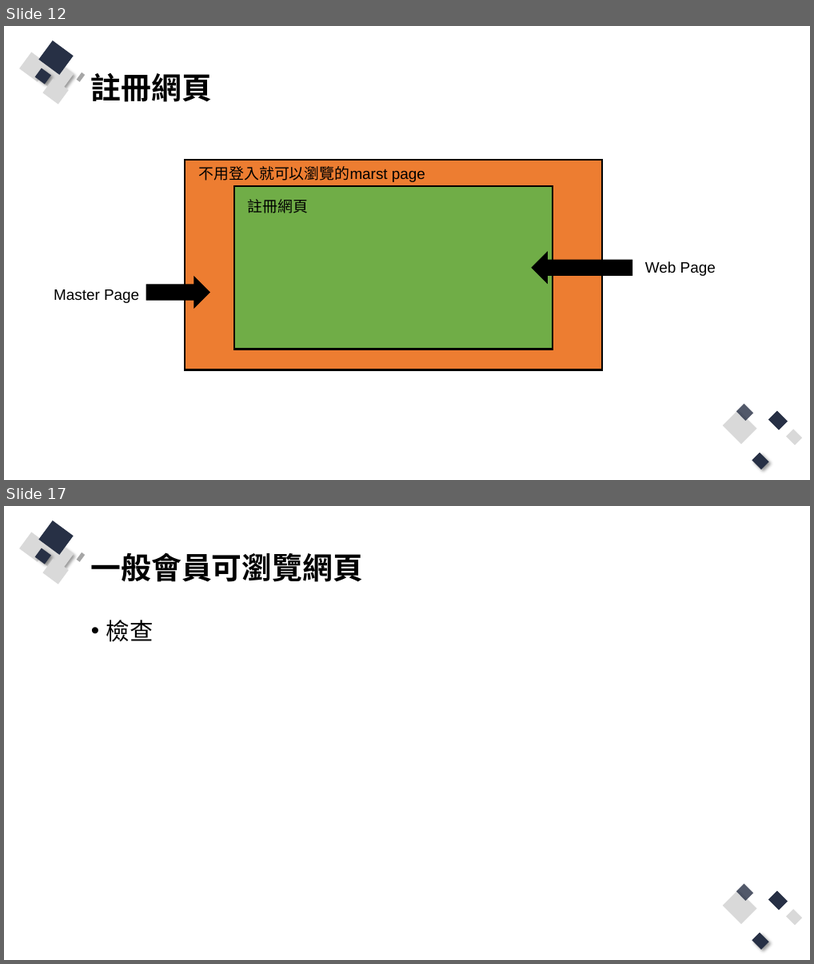
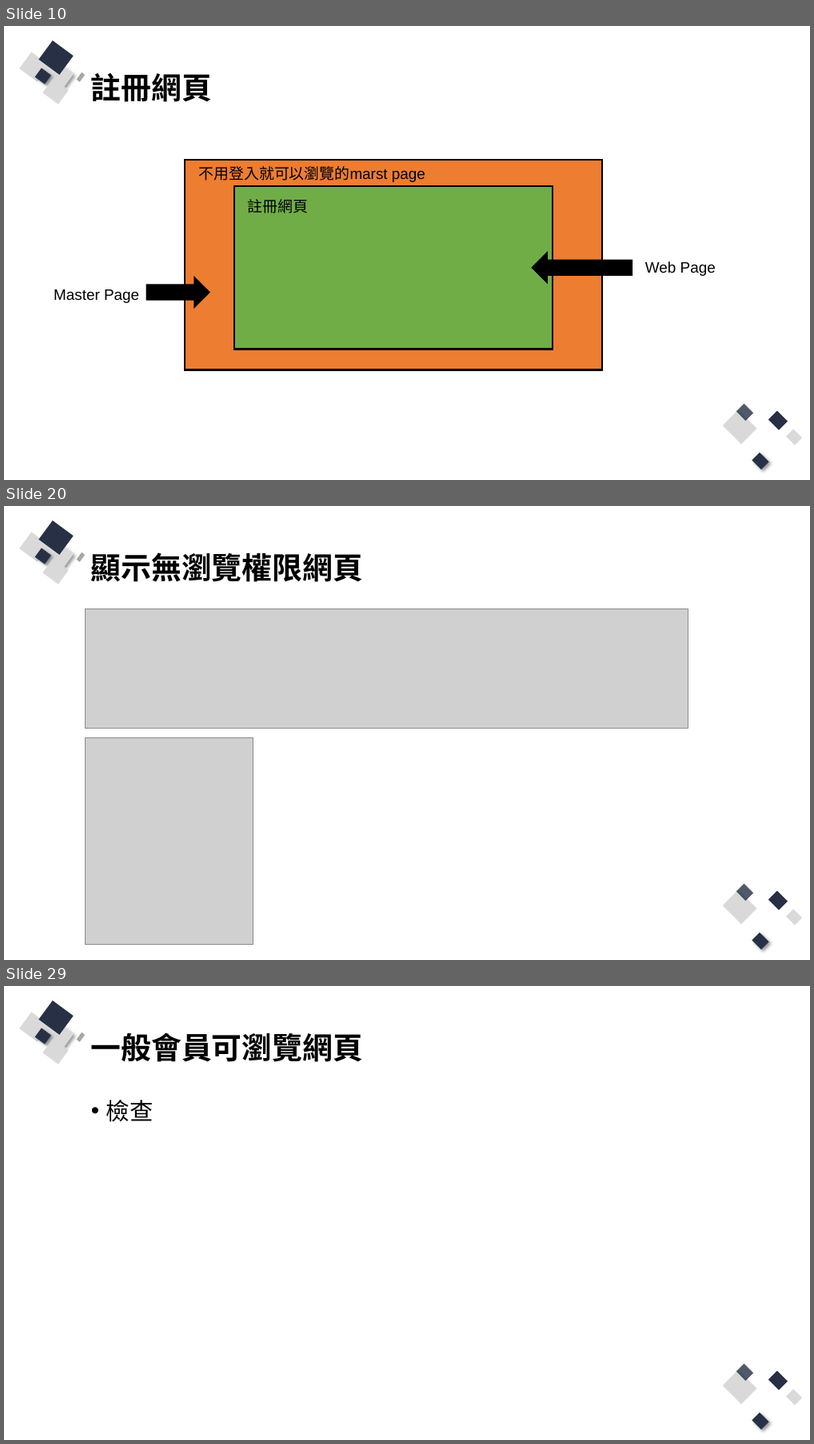
Before and after one commit to Q81JIAXIONG/-, a slide deck: 投影片/4.實作-帳號註冊、登入網頁.pptx. Shown one above the other, each under a label of ours: slides 12 and 17 before the commit, slides 10, 20 and 29 after it; the slides between them are not shown. The pictures are 814x964 and 814x1444 pixels, drawn with LibreOffice and Linux fonts; fonts in the diff are those of the drawing; grey boxes stand for pictures. Boxes give left, top, right and bottom in pixels: in the first picture for what was removed or moved away, otherwise in the second. Text is boxed around its words. In the diff, an @@ line names an element or a change of style, - is before the commit and + after.

```diff
--- a/投影片/4.實作-帳號註冊、登入網頁.pptx
+++ b/投影片/4.實作-帳號註冊、登入網頁.pptx
@@ slide 20 added at [4, 506, 810, 960], background #FFFFFF; not listed: 13 template elements that a slide beside it also shows @@
@@ title added at [91, 552, 363, 582], 36 pt, text #000000, bold @@
+顯示無瀏覽權限網頁
@@ picture added at [85, 609, 689, 728] @@
@@ picture added at [85, 737, 254, 944] @@
@@ what was slide 12 is now slide 10 @@
@@ what was slide 17 is now slide 29 @@
```
Also in this commit, not shown: 7 slides changed, 11 other slides added, 9 other files.
